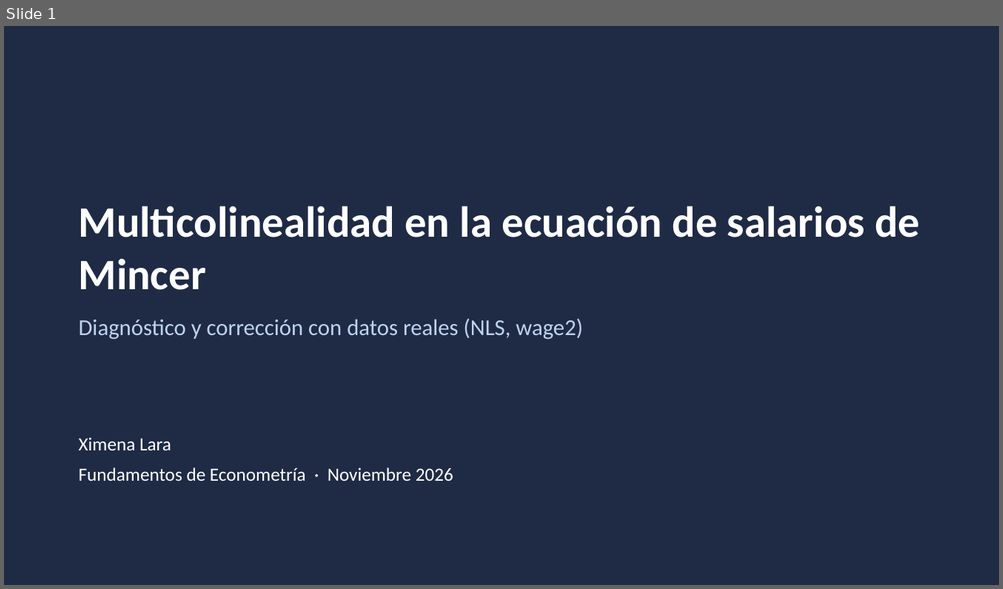
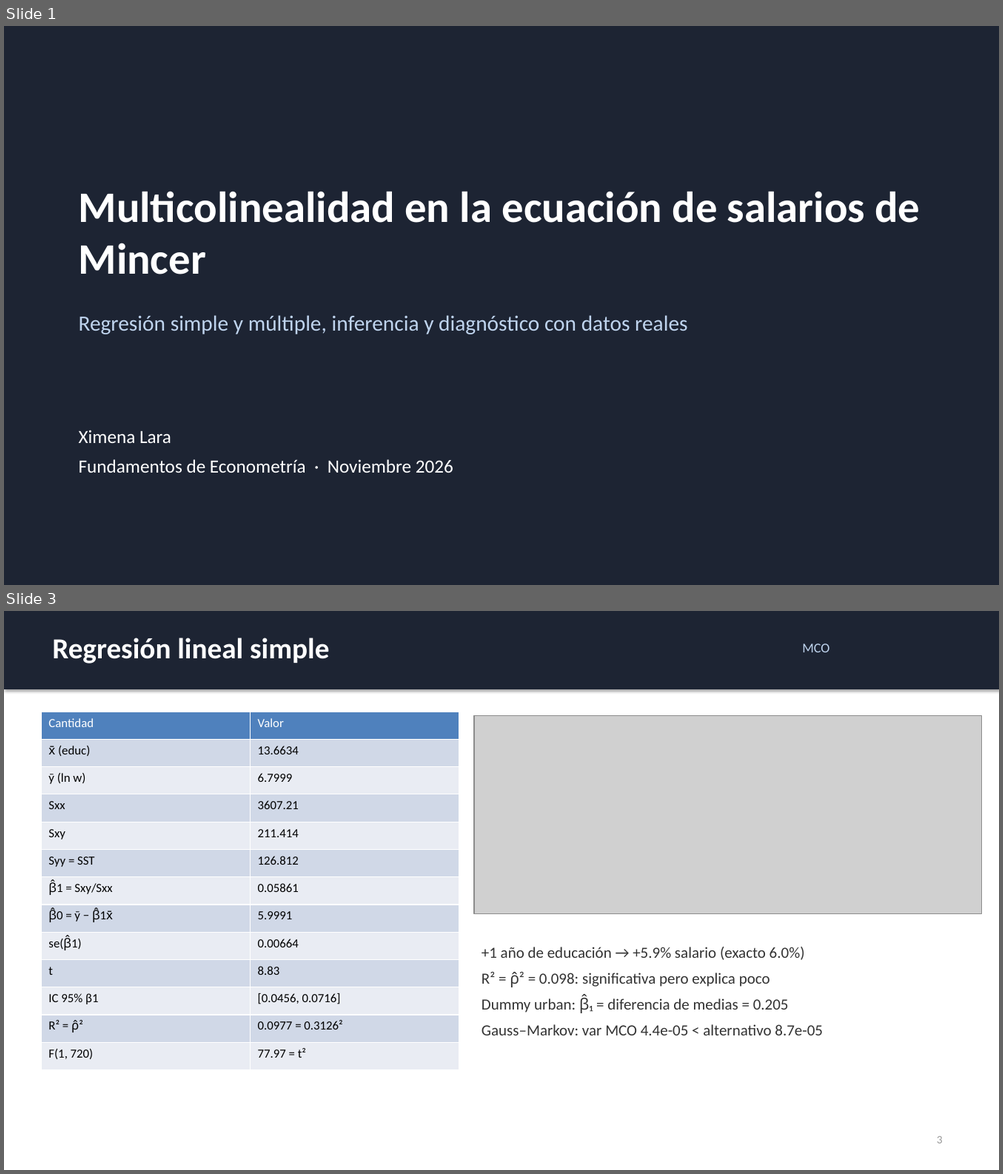
Before and after one commit to ximeelaraa/mincer-multicolinealidad, a slide deck: Presentacion_Multicolinealidad_Mincer.pptx. Shown one above the other, each under a label of ours: slide 1 before the commit, slides 1 and 3 after it; the slides between them are not shown. The pictures are 1003x589 and 1003x1174 pixels, drawn with LibreOffice and Linux fonts; fonts in the diff are those of the drawing; grey boxes stand for pictures. Boxes give left, top, right and bottom in pixels: in the first picture for what was removed or moved away, otherwise in the second. Text is boxed around its words. In the diff, an @@ line names an element or a change of style, - is before the commit and + after.

```diff
--- a/Presentacion_Multicolinealidad_Mincer.pptx
+++ b/Presentacion_Multicolinealidad_Mincer.pptx
@@ slide 3 added at (x1=4, y1=611, x2=999, y2=1170), background #FFFFFF @@
@@ rectangle added at (x1=4, y1=611, x2=999, y2=689), fill #1D2433 @@
@@ text added at (x1=52, y1=638, x2=329, y2=664), 28 pt, text #FFFFFF, bold @@
+Regresión lineal simple
@@ text added at (x1=802, y1=644, x2=829, y2=652), 13 pt, text #BFD4EE @@
+MCO
@@ table added at (x1=41, y1=712, x2=459, y2=1071), 13 rows, 2 columns @@
+Cantidad | Valor
+x̄ (educ) | 13.6634
+ȳ (ln w) | 6.7999
+Sxx | 3607.21
+Sxy | 211.414
+Syy = SST | 126.812
+β̂1 = Sxy/Sxx | 0.05861
+β̂0 = ȳ − β̂1x̄ | 5.9991
+se(β̂1) | 0.00664
+t | 8.83
+IC 95% β1 | [0.0456, 0.0716]
+R² = ρ̂² | 0.0977 = 0.3126²
+F(1, 720) | 77.97 = t²
@@ picture added at (x1=474, y1=715, x2=982, y2=914) @@
@@ text added at (x1=481, y1=972, x2=822, y2=1036), 15 pt, text #333333 @@
++1 año de educación → +5.9% salario (exacto 6.0%)
+R² = ρ̂² = 0.098: significativa pero explica poco
+Dummy urban: β̂₁ = diferencia de medias = 0.205
+Gauss–Markov: var MCO 4.4e-05 < alternativo 8.7e-05
@@ text added at (x1=936, y1=1136, x2=942, y2=1144), 11 pt, text #999999 @@
+3
@@ slide 1 changed as well @@
@@ rectangle at (x1=4, y1=26, x2=999, y2=585): fill #1F2A44 to #1D2433 @@
@@ text "Multicolinealidad en la ecuación de ..." at (x1=79, y1=191, x2=919, y2=275): less space between paragraphs @@
@@ text "Multicolinealidad en la ecuación de ..." moved from (x1=79, y1=206, x2=919, y2=290) to (x1=79, y1=191, x2=919, y2=275) @@
@@ text at (x1=79, y1=315, x2=687, y2=335): text changed; size 22 to 21 pt @@
-Diagnóstico y corrección con datos reales (NLS, wage2)
+Regresión simple y múltiple, inferencia y diagnóstico con datos reales
@@ text "Ximena Lara" moved from (x1=79, y1=437, x2=453, y2=481) to (x1=79, y1=430, x2=453, y2=473) @@
@@ text "Ximena Lara" at (x1=79, y1=430, x2=453, y2=473): less space between paragraphs @@
```
Also in this commit, not shown: 1 other slide changed, 17 other slides added, 10 slides removed, 22 other files.
